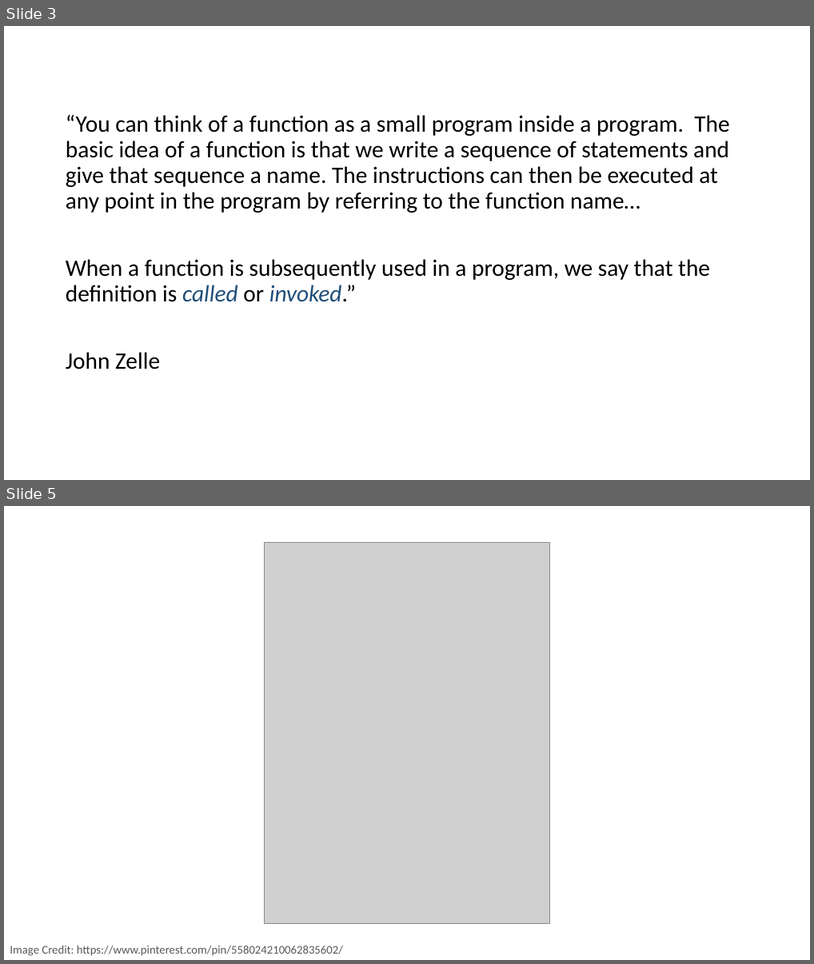
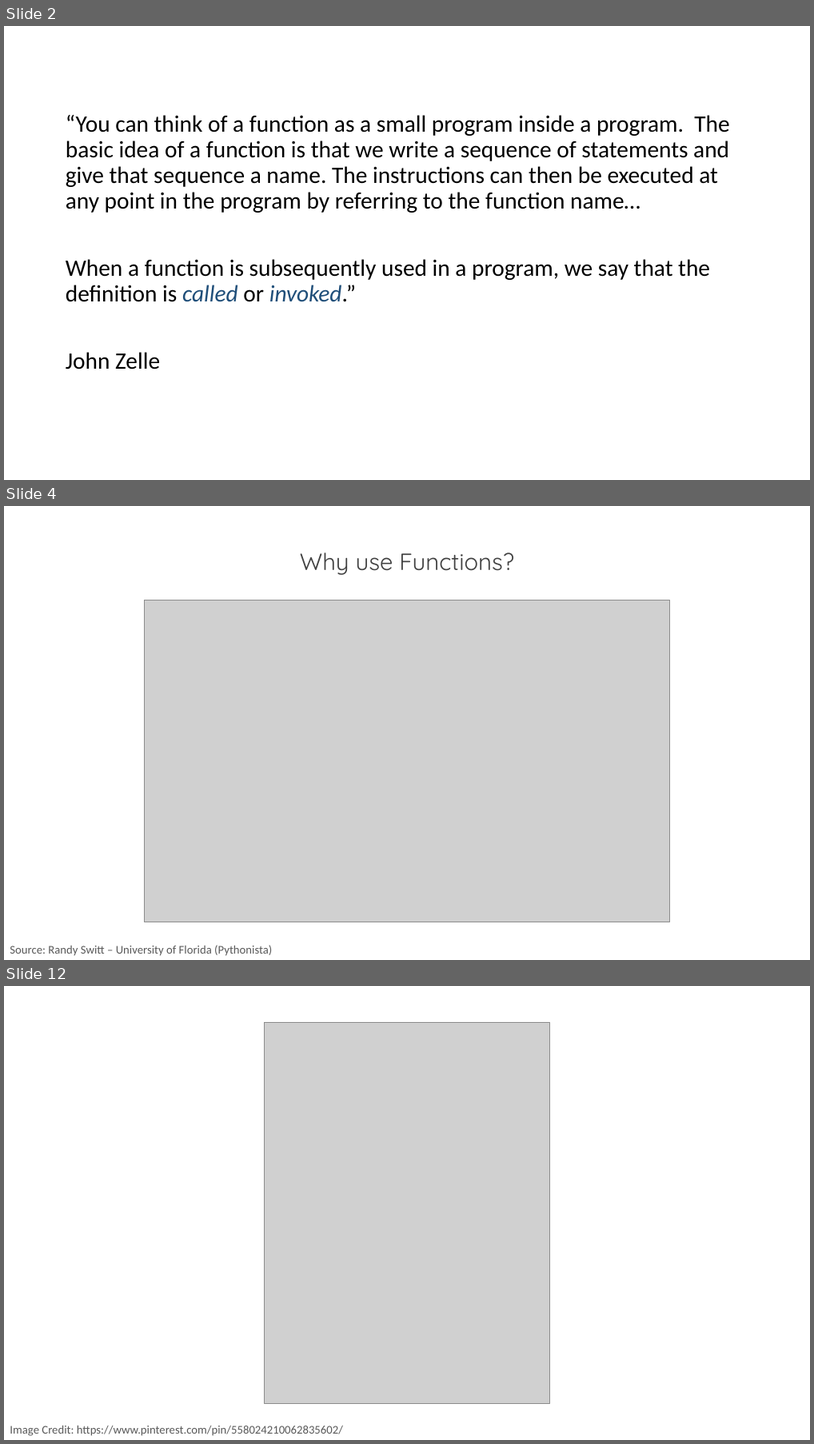
Before and after one commit to PracticumAI/python, a slide deck: presentations/03_functions.pptx. Shown one above the other, each under a label of ours: slides 3 and 5 before the commit, slides 2, 4 and 12 after it; the slides between them are not shown. The pictures are 814x964 and 814x1444 pixels, drawn with LibreOffice and Linux fonts; fonts in the diff are those of the drawing; grey boxes stand for pictures. Boxes give left, top, right and bottom in pixels: in the first picture for what was removed or moved away, otherwise in the second. Text is boxed around its words. In the diff, an @@ line names an element or a change of style, - is before the commit and + after.

```diff
--- a/presentations/03_functions.pptx
+++ b/presentations/03_functions.pptx
@@ slide 4 added at (4, 506, 810, 960), background #FFFFFF @@
@@ text added at (300, 552, 514, 575), 28 pt, text #404040 @@
+Why use Functions?
@@ picture added at (144, 600, 670, 922) @@
@@ text added at (10, 944, 272, 956), 14 pt, text #595959 @@
+Source: Randy Switt – University of Florida (Pythonista)
@@ what was slide 3 is now slide 2 @@
@@ what was slide 5 is now slide 12 @@
```
Also in this commit, not shown: 3 slides changed, 8 other slides added, 3 slides removed, 2 other files.
